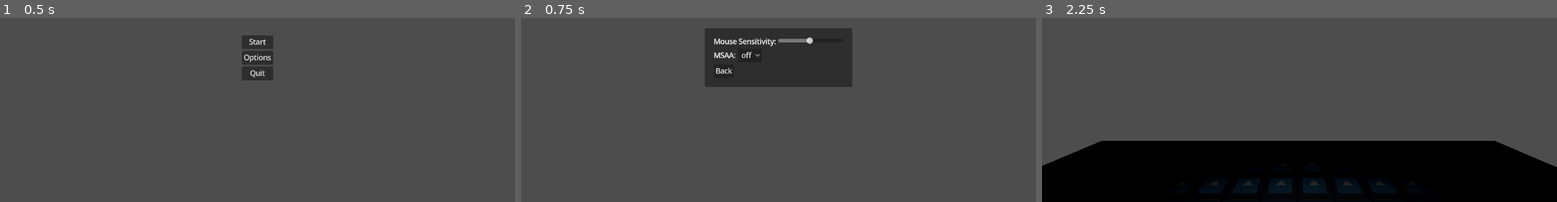
Above: before the commit, frames 1-3 (left to right).
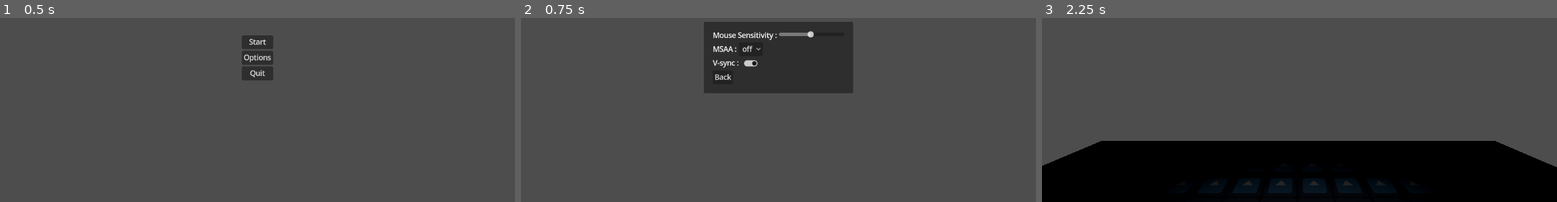
Above: after the commit, the same moments.

Repository: Groblockia/Wildroom
Game: Godot game, scene res://Menus/main_menu.tscn
Same seed, same stepped clock (60 frames per second), same inputs: the game is played once before the commit and once after it. The engine's default icon, where the game draws it, is replaced by a stand-in: a white triangle on a blue panel in a dark square.
Inputs:
- Up to frame 1 (0.5 s): no input
- Up to frame 2 (0.75 s): click "Options" at 0.5 s
- Up to frame 3 (2.25 s): click "Back" at 1.25 s; click "Start" at 2 s

Frame 1 is identical in both runs. In frame 2, 3.4% of the frame differs, in the area x 35-65%, y 2-41%; in frame 3, nothing differs.

Commit message:
v-sync works now

Diff:
--- a/Menus/options_menu.tscn
+++ b/Menus/options_menu.tscn
@@ -3,6 +3,7 @@
 [ext_resource type="Script" uid="uid://dboi73qcq20vl" path="res://Scripts/options_menu.gd" id="1_mwbba"]
 
 [node name="Options menu" type="Control"]
+process_mode = 3
 layout_mode = 3
 anchors_preset = 8
 anchor_left = 0.5
@@ -43,7 +44,7 @@
 
 [node name="Label" type="Label" parent="PanelContainer/MarginContainer/VBoxContainer/MouseSensitivity_button"]
 layout_mode = 2
-text = "Mouse Sensitivity:"
+text = "Mouse Sensitivity :"
 
 [node name="HSlider" type="HSlider" parent="PanelContainer/MarginContainer/VBoxContainer/MouseSensitivity_button"]
 custom_minimum_size = Vector2(146.465, 0)
@@ -59,7 +60,7 @@
 
 [node name="Label" type="Label" parent="PanelContainer/MarginContainer/VBoxContainer/MSAA_button"]
 layout_mode = 2
-text = "MSAA:"
+text = "MSAA :"
 
 [node name="OptionButton" type="OptionButton" parent="PanelContainer/MarginContainer/VBoxContainer/MSAA_button"]
 layout_mode = 2
@@ -75,6 +76,16 @@
 popup/item_2/id = 2
 popup/item_3/text = "8x"
 popup/item_3/id = 3
+
+[node name="Vsync_button" type="HBoxContainer" parent="PanelContainer/MarginContainer/VBoxContainer"]
+layout_mode = 2
+
+[node name="Label" type="Label" parent="PanelContainer/MarginContainer/VBoxContainer/Vsync_button"]
+layout_mode = 2
+text = "V-sync :"
+
+[node name="CheckButton" type="CheckButton" parent="PanelContainer/MarginContainer/VBoxContainer/Vsync_button"]
+layout_mode = 2
 
 [node name="HBoxContainer" type="HBoxContainer" parent="PanelContainer/MarginContainer/VBoxContainer"]
 layout_mode = 2
--- a/Scripts/options.gd
+++ b/Scripts/options.gd
@@ -2,6 +2,7 @@
 
 var mouse_sensitivity = 2.5
 var msaa = 0
+var vsync_button = true
 
 func _process(_delta: float) -> void:
 	pass
--- a/Scripts/options_menu.gd
+++ b/Scripts/options_menu.gd
@@ -4,6 +4,7 @@
 @onready var msaa = $PanelContainer/MarginContainer/VBoxContainer/MSAA_button/OptionButton
 @onready var back_button = $PanelContainer/MarginContainer/VBoxContainer/HBoxContainer/Back_button
 @onready var mainMenu_button = $PanelContainer/MarginContainer/VBoxContainer/HBoxContainer/MainMenu_button
+@onready var vsync_button = $PanelContainer/MarginContainer/VBoxContainer/Vsync_button/CheckButton
 
 func _ready() -> void:
 	Input.mouse_mode = Input.MOUSE_MODE_VISIBLE
@@ -12,19 +13,23 @@
 		mainMenu_button.visible = false
 	else:
 		mainMenu_button.visible = true
+		get_tree().paused = true
 	get_settings()
+
 
 func _process(_delta: float) -> void:
 	#print(Global.mouse_sensitivity)
 	mouse_sensitivity_selection()
 	msaa_selection()
-
+	vsync_toggle()
 
 	if Input.is_action_just_pressed("esc"):
 		call_deferred("_on_back_button_pressed")
 
+func mouse_sensitivity_selection():
+	Global.mouse_sensitivity = mouse_sensitivity_button.value/1000
+
 func msaa_selection():
-	print(ProjectSettings.get_setting("rendering/anti_aliasing/quality/msaa_3da"))
 	var x = msaa.get_selected_id()
 	match x:
 		0:
@@ -36,33 +41,36 @@
 		3:
 			RenderingServer.viewport_set_msaa_3d(get_viewport().get_viewport_rid(), RenderingServer.VIEWPORT_MSAA_8X)
 
+func vsync_toggle():
+	if vsync_button.button_pressed:
+		DisplayServer.window_set_vsync_mode(DisplayServer.VSYNC_ENABLED)
+	else:
+		DisplayServer.window_set_vsync_mode(DisplayServer.VSYNC_DISABLED)
 
-func mouse_sensitivity_selection():
-	Global.mouse_sensitivity = mouse_sensitivity_button.value/1000
+func get_settings():
+	mouse_sensitivity_button.value = Options.mouse_sensitivity
+	msaa.selected = Options.msaa
+	vsync_button.button_pressed = Options.vsync_button
 
+func set_settings():
+	Options.mouse_sensitivity = mouse_sensitivity_button.value
+	Options.msaa = msaa.selected
+	Options.vsync_button = vsync_button.button_pressed
 
 func _on_back_button_pressed() -> void:
+	get_tree().paused = false
+	Global.is_in_optionsMenu = false
 	set_settings()
 	if !Global.is_in_mainMenu:
 		queue_free()
 		Input.mouse_mode = Input.MOUSE_MODE_CAPTURED
-		Global.is_in_optionsMenu = false
 	else:
 		get_tree().change_scene_to_file("res://Menus/main_menu.tscn")
-		Global.is_in_optionsMenu = false
-
 
 func _on_main_menu_button_pressed() -> void:
+	get_tree().paused = false
 	Global.is_in_optionsMenu = false
 	Global.is_in_mainMenu = true
 	queue_free()
 	get_tree().change_scene_to_file("res://Menus/main_menu.tscn")
 	set_settings()
-
-func get_settings():
-	mouse_sensitivity_button.value = Options.mouse_sensitivity
-	msaa.selected = Options.msaa
-
-func set_settings():
-	Options.mouse_sensitivity = mouse_sensitivity_button.value
-	Options.msaa = msaa.selected
--- a/project.godot
+++ b/project.godot
@@ -23,6 +23,10 @@
 MusicManager="*res://Scripts/music_manager.gd"
 SignalManager="*res://Scripts/signal_manager.gd"
 Options="*res://Scripts/options.gd"
+
+[debug]
+
+settings/stdout/print_fps=true
 
 [global_group]
 
@@ -89,4 +93,5 @@
 
 [rendering]
 
+anti_aliasing/quality/msaa_3d=3
 quality/filters/msaa=1
